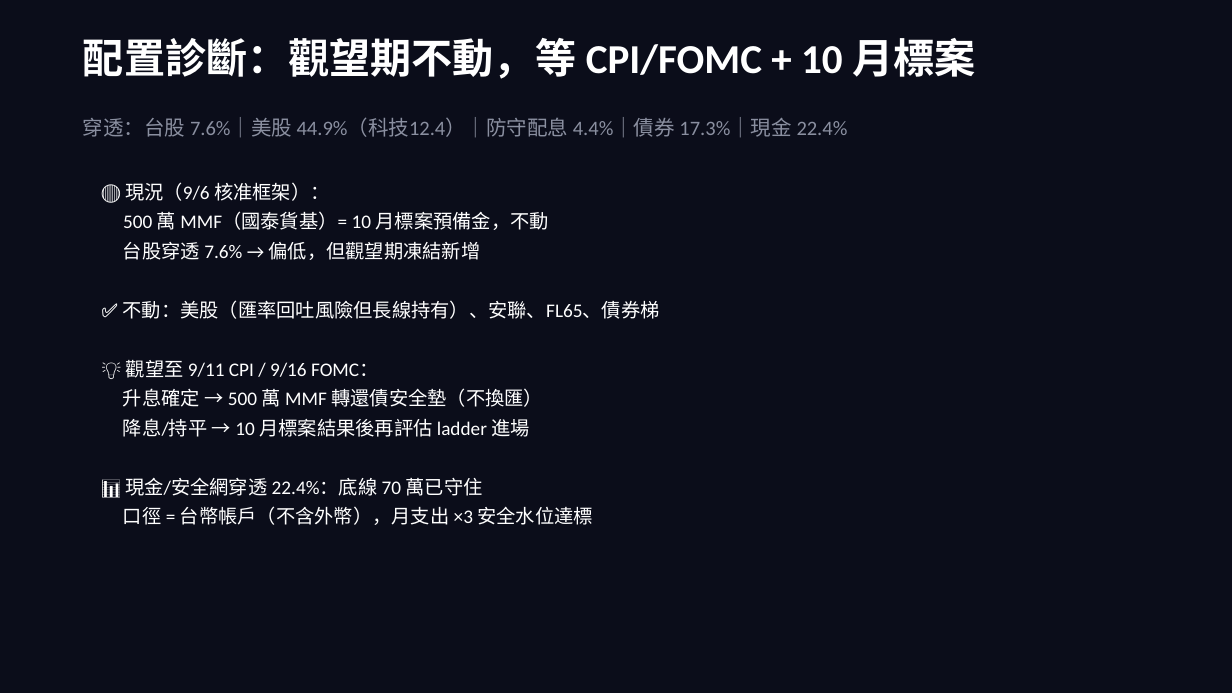
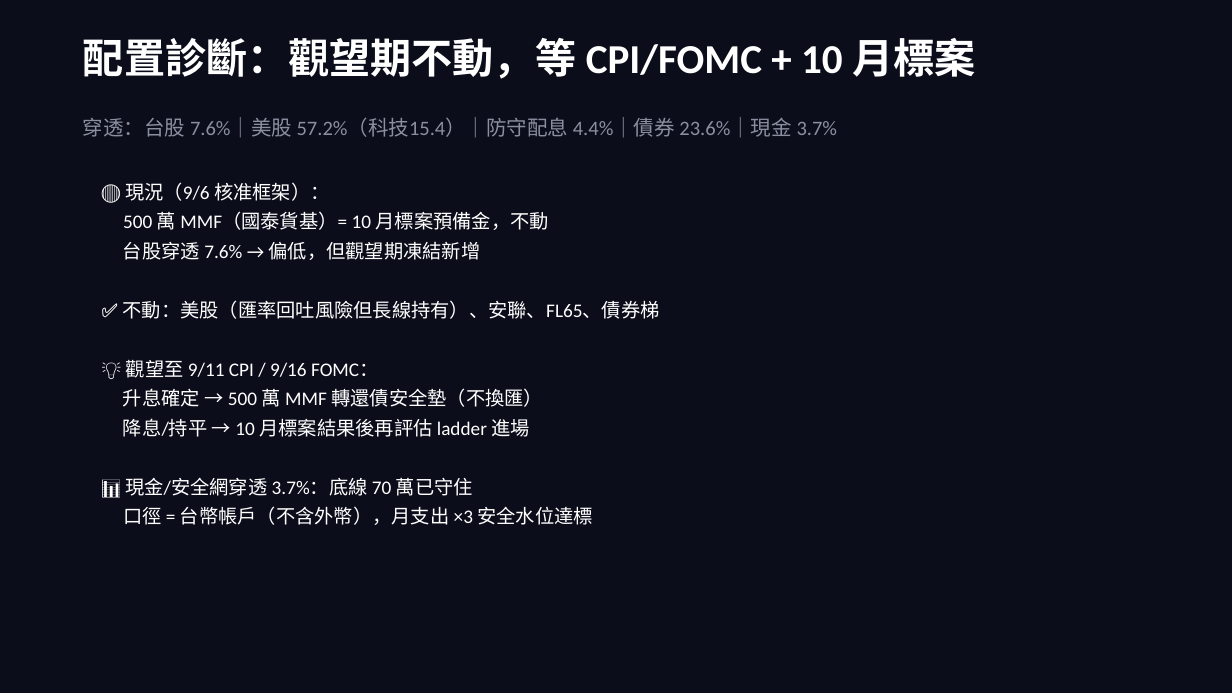
Before and after one commit to b0988321088/longjiu-dashboard-2, a slide deck: slide 7 of 大轉向資產配置策略_final.pptx. Drawn at 1232x693 pixels with LibreOffice and Linux fonts; fonts in the diff are those of the drawing. Boxes give left, top, right and bottom in pixels: in the first picture for what was removed or moved away, otherwise in the second. Text is boxed around its words. In the diff, an @@ line names an element or a change of style, - is before the commit and + after.

```diff
--- a/大轉向資產配置策略_final.pptx
+++ b/大轉向資產配置策略_final.pptx
@@ text at [83,118,838,138]: text changed @@
-穿透：台股 7.6%｜美股 44.9%（科技12.4）｜防守配息 4.4%｜債券 17.3%｜現金 22.4%
+穿透：台股 7.6%｜美股 57.2%（科技15.4）｜防守配息 4.4%｜債券 23.6%｜現金 3.7%
@@ text at [125,478,473,496]: text changed @@
-📊 現金/安全網穿透 22.4%：底線 70 萬已守住
+📊 現金/安全網穿透 3.7%：底線 70 萬已守住
```
Also in this commit, not shown: 9 other slides changed, 1 other file.
